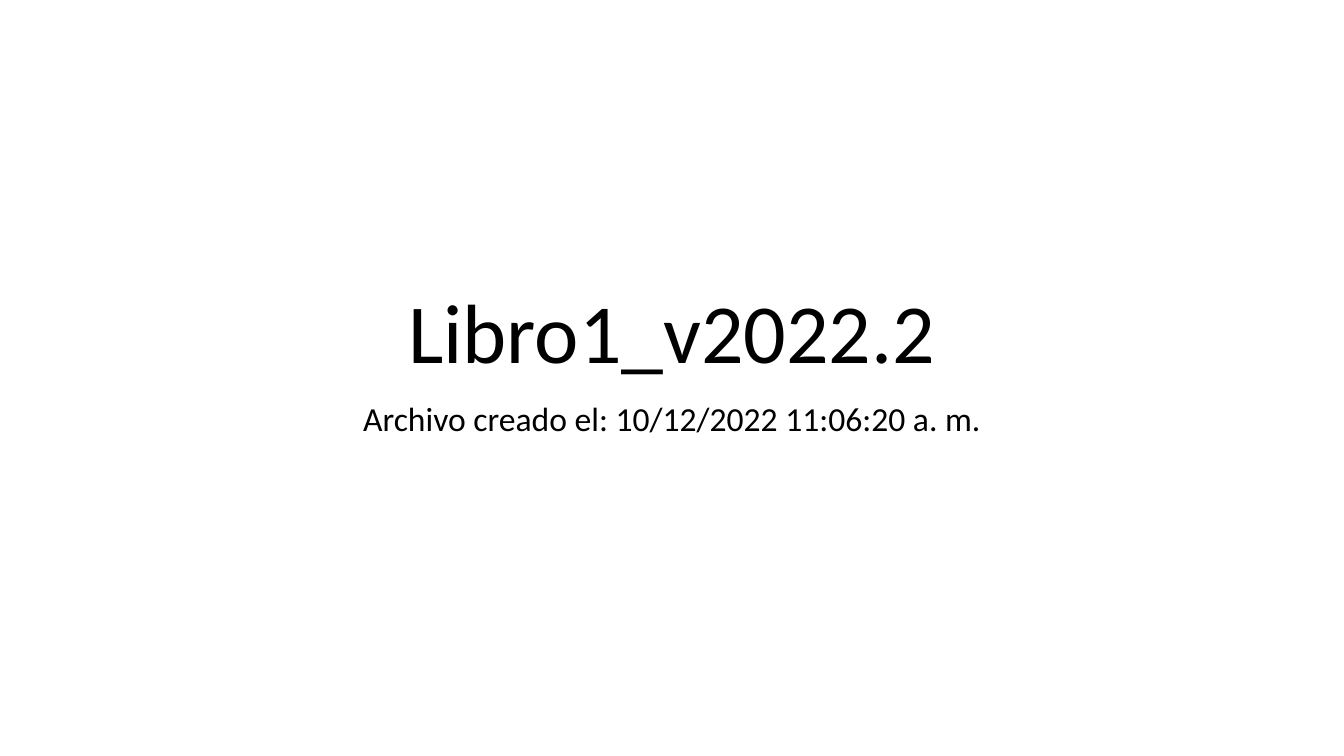
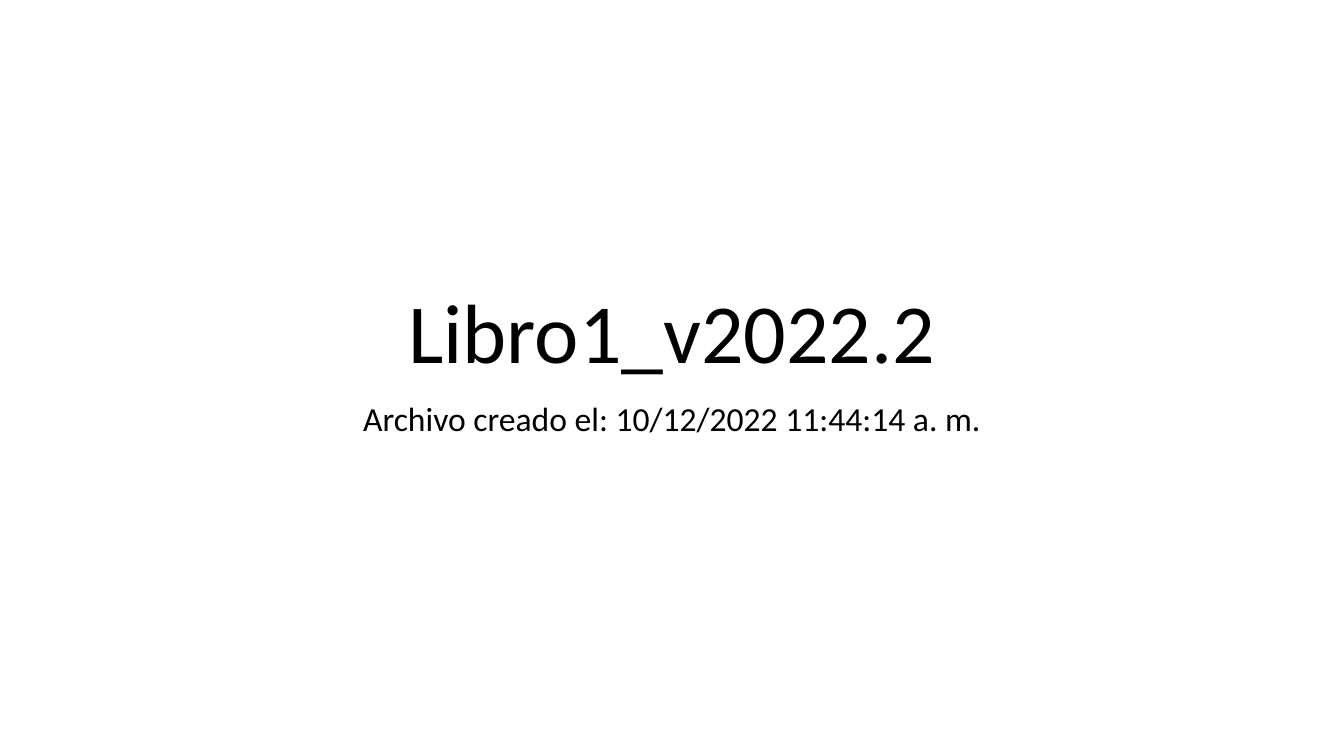
Before and after one commit to JavierKiller/Proyecto1_IngenieriaDCaracteristcas, a slide deck: slide 1 of Libro1_v2022.2.pptx. Drawn at 1344x756 pixels with LibreOffice and Linux fonts; fonts in the diff are those of the drawing. Boxes give left, top, right and bottom in pixels: in the first picture for what was removed or moved away, otherwise in the second. Text is boxed around its words. In the diff, an @@ line names an element or a change of style, - is before the commit and + after.

```diff
--- a/Libro1_v2022.2.pptx
+++ b/Libro1_v2022.2.pptx
@@ subtitle at box(363, 407, 980, 433): text changed @@
-Archivo creado el: 10/12/2022 11:06:20 a. m.
+Archivo creado el: 10/12/2022 11:44:14 a. m.
```
Also in this commit, not shown: 2 slides added.
